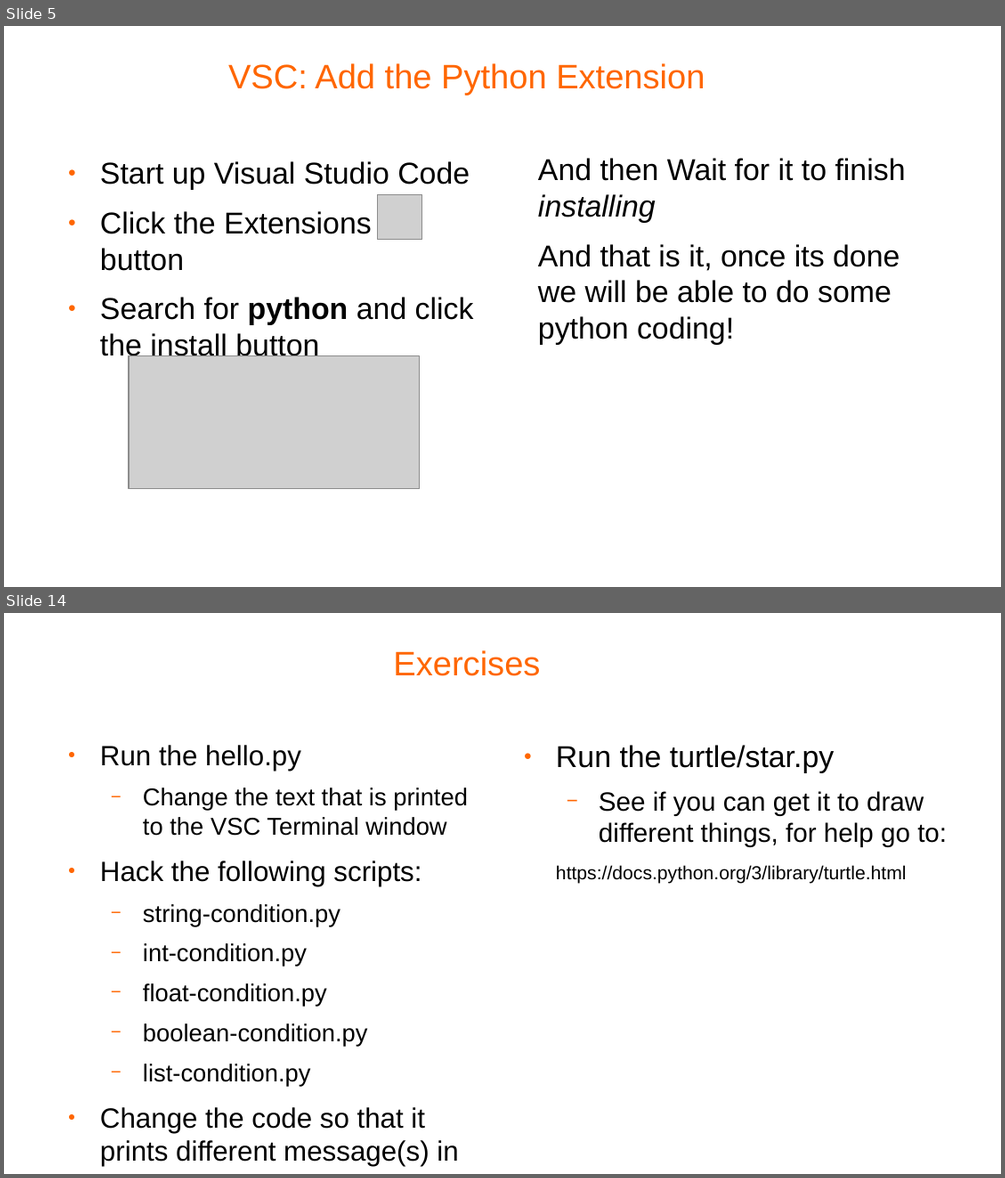
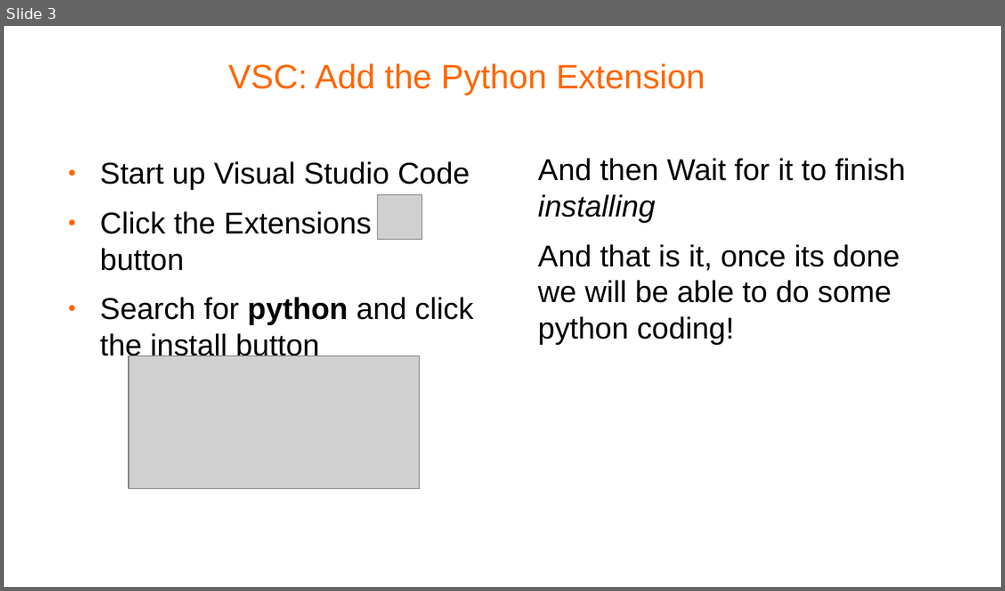
Before and after one commit to pellcorp/coding, a slide deck: docs/python-coding-vsc.odp. Shown one above the other, each under a label of ours: slides 5 and 14 before the commit, slide 3 after it; the slides between them are not shown. The pictures are 1005x1178 and 1005x591 pixels, drawn with LibreOffice and Linux fonts; fonts in the diff are those of the drawing; grey boxes stand for pictures; background and template pictures are left out. Boxes give left, top, right and bottom in pixels: in the first picture for what was removed or moved away, otherwise in the second. Text is boxed around its words. In the diff, an @@ line names an element or a change of style, - is before the commit and + after.

Commit message:
added python coding vsc

```diff
--- a/docs/python-coding-vsc.odp
+++ b/docs/python-coding-vsc.odp
@@ slide 14 removed at <box>4,613,1001,1174</box>, background #FFFFFF @@
@@ title removed at <box>393,650,540,676</box> @@
-Exercises
@@ text removed at <box>100,745,468,1166</box> @@
-● Run the hello.py
-  − Change the text that is printed to the VSC Terminal window
-● Hack the following scripts:
-  − string-condition.py
-  − int-condition.py
-  − float-condition.py
-  − boolean-condition.py
-  − list-condition.py
-● Change the code so that it prints different message(s) in elif and else statements.
@@ text removed at <box>556,745,947,884</box> @@
-● Run the turtle/star.py
-  − See if you can get it to draw different things, for help go to:
-https://docs.python.org/3/library/turtle.html
@@ what was slide 5 is now slide 3 @@
```
Also in this commit, not shown: 1 slide changed, 10 other slides removed, 1 other file.
